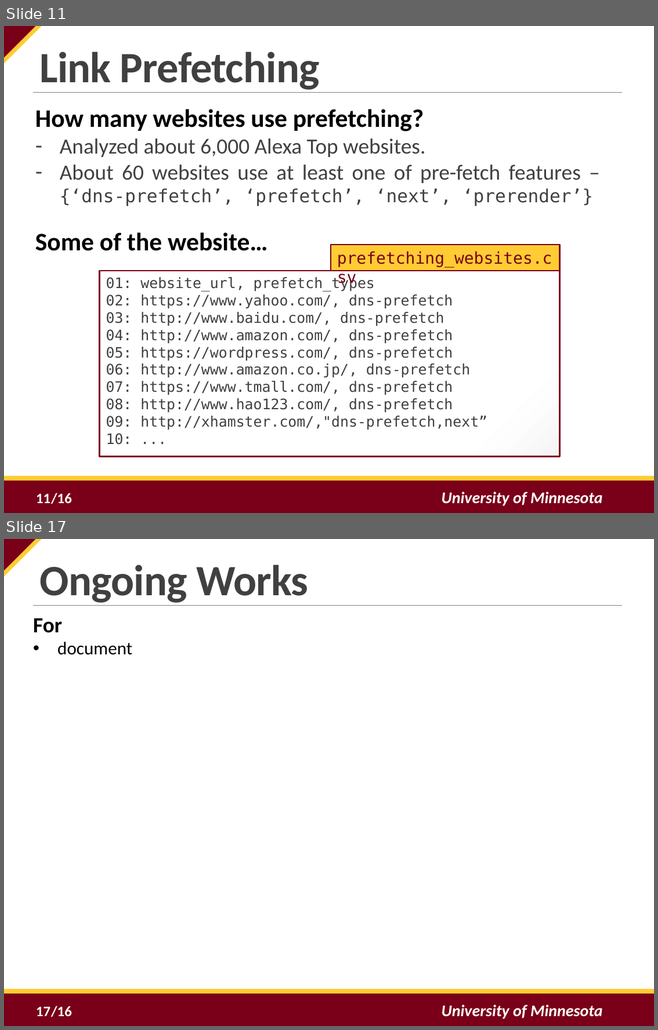
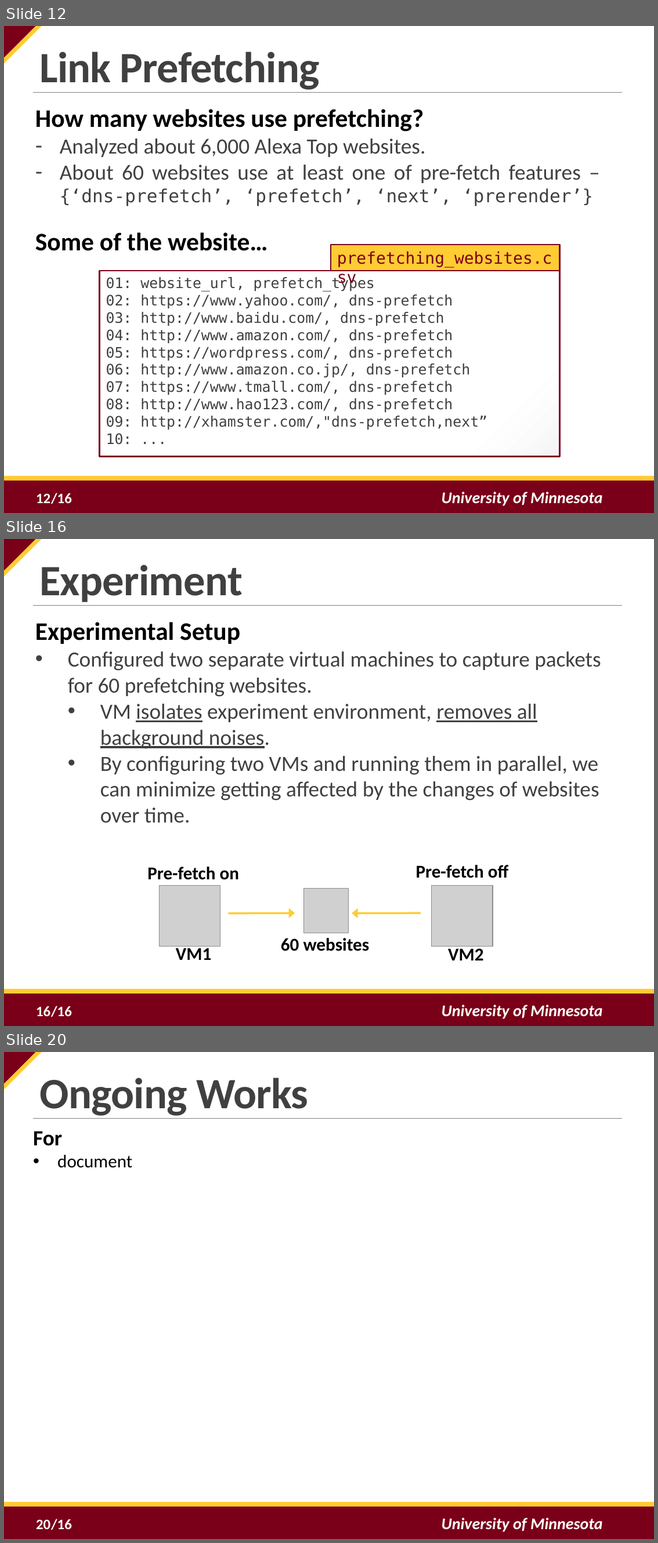
Before and after one commit to tj-byun/link-prefetching-website-fingerprinting-defense, a slide deck: final_presentation.pptx. Shown one above the other, each under a label of ours: slides 11 and 17 before the commit, slides 12, 16 and 20 after it; the slides between them are not shown. The pictures are 658x1030 and 658x1543 pixels, drawn with LibreOffice and Linux fonts; fonts in the diff are those of the drawing; grey boxes stand for pictures; background and template pictures are left out. Boxes give left, top, right and bottom in pixels: in the first picture for what was removed or moved away, otherwise in the second. Text is boxed around its words. In the diff, an @@ line names an element or a change of style, - is before the commit and + after.

Commit message:
Updated experiment section in the slide

```diff
--- a/final_presentation.pptx
+++ b/final_presentation.pptx
@@ slide 16 added at (4, 539, 654, 1026), background #FFFFFF; not listed: 6 template elements that a slide beside it also shows @@
@@ text added at (39, 565, 242, 606), 48 pt, text #404040, bold @@
+Experiment
@@ text added at (35, 622, 601, 823), 24 pt, text #404040 @@
+Experimental Setup
+• Configured two separate virtual machines to capture packets for 60 prefetching websites.
+  • VM isolates experiment environment, removes all background noises.
+  • By configuring two VMs and running them in parallel, we can minimize getting affected by the changes of websites over time.
@@ text added at (147, 867, 239, 880), 20 pt, text #000000, bold @@
+Pre-fetch on
@@ text added at (416, 865, 508, 878), 20 pt, text #000000, bold @@
+Pre-fetch off
@@ picture added at (159, 885, 220, 946) @@
@@ picture added at (431, 885, 492, 946) @@
@@ picture added at (303, 889, 349, 933) @@
@@ arrow added from (228, 913) to (295, 913), #FFCC33 2.25 pt @@
@@ arrow added from (420, 913) to (351, 913), #FFCC33 2.25 pt @@
@@ text added at (281, 938, 369, 951), 20 pt, text #000000, bold @@
+60 websites
@@ text added at (176, 944, 211, 960), 20 pt, text #000000, bold @@
+VM1
@@ text added at (448, 946, 483, 961), 20 pt, text #000000, bold @@
+VM2
@@ page number added at (51, 1006, 72, 1017), 16 pt, text #FFFFFF, bold @@
+16
@@ what was slide 11 is now slide 12 @@
@@ page number at (36, 493, 50, 503): text changed @@
-11
+12
@@ what was slide 17 is now slide 20 @@
@@ page number at (36, 1519, 50, 1529): text changed @@
-17
+20
```
Also in this commit, not shown: 6 slides changed, 3 other slides added, 1 other file.
